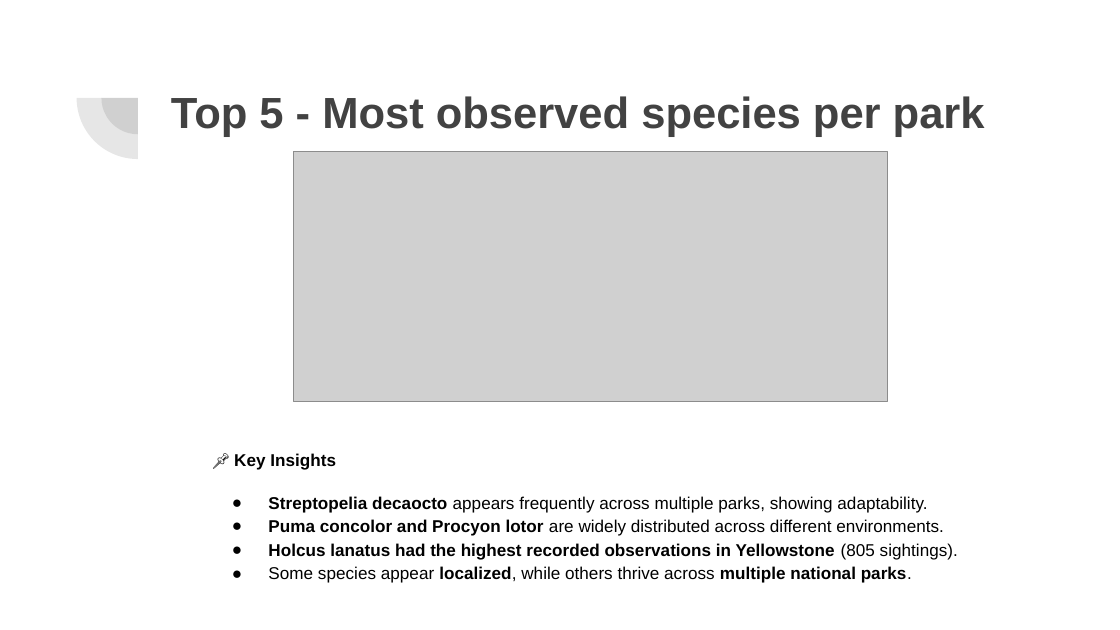
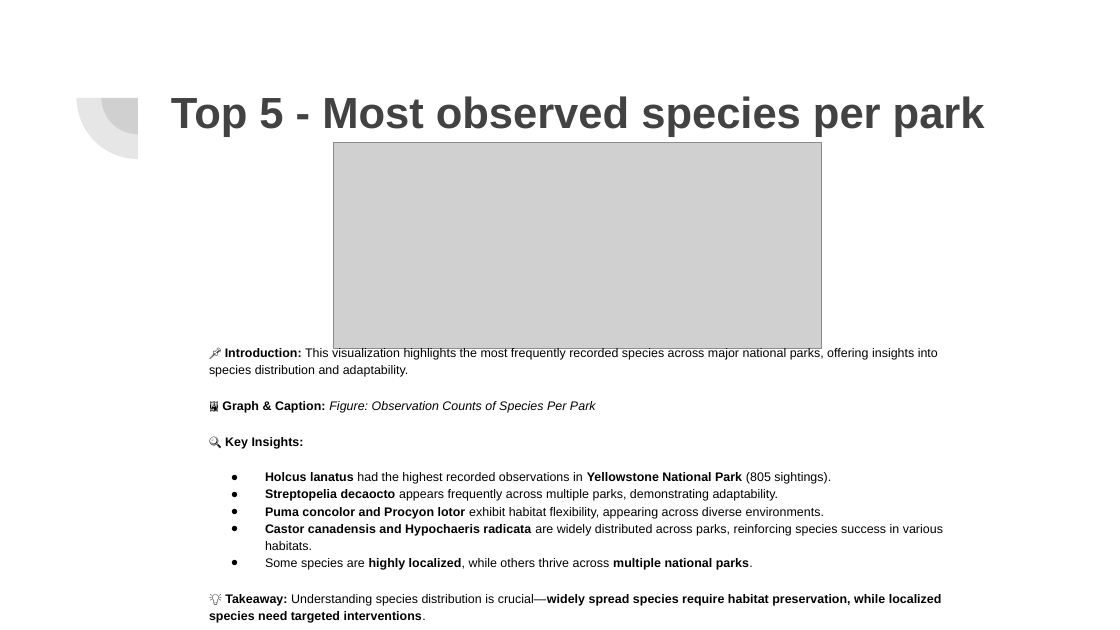
Before and after one commit to gabrielarcangelbol/biodiversity-in-national-parks, a slide deck: slide 9 of Exploring Biodiversity & Conservation in National Parks.pptx. Drawn at 1120x630 pixels with LibreOffice and Linux fonts; fonts in the diff are those of the drawing; grey boxes stand for pictures. Boxes give left, top, right and bottom in pixels: in the first picture for what was removed or moved away, otherwise in the second. Text is boxed around its words. In the diff, an @@ line names an element or a change of style, - is before the commit and + after.

Commit message:
Slides improved

```diff
--- a/Exploring Biodiversity & Conservation in National Parks.pptx
+++ b/Exploring Biodiversity & Conservation in National Parks.pptx
@@ picture: place and size @@
-picture at (293,151,887,402)
+picture at (334,142,822,348)
@@ text at (209,347,943,623): text changed; size 11 to 8 pt @@
-📌 Key Insights
-● Streptopelia decaocto appears frequently across multiple parks, showing adaptability.
-● Puma concolor and Procyon lotor are widely distributed across different environments.
-● Holcus lanatus had the highest recorded observations in Yellowstone (805 sightings).
-● Some species appear localized, while others thrive across multiple national parks.
+📌 Introduction: This visualization highlights the most frequently recorded species across major national parks, offering insights into species distribution and adaptability.
+🖼 Graph & Caption: Figure: Observation Counts of Species Per Park
+🔍 Key Insights:
+● Holcus lanatus had the highest recorded observations in Yellowstone National Park (805 sightings).
+● Streptopelia decaocto appears frequently across multiple parks, demonstrating adaptability.
+● Puma concolor and Procyon lotor exhibit habitat flexibility, appearing across diverse environments.
+● Castor canadensis and Hypochaeris radicata are widely distributed across parks, reinforcing species success in various habitats.
+● Some species are highly localized, while others thrive across multiple national parks.
+💡 Takeaway: Understanding species distribution is crucial—widely spread species require habitat preservation, while localized species need targeted interventions.
```
Also in this commit, not shown: 8 other slides changed, 1 slide added, 1 slide removed.
